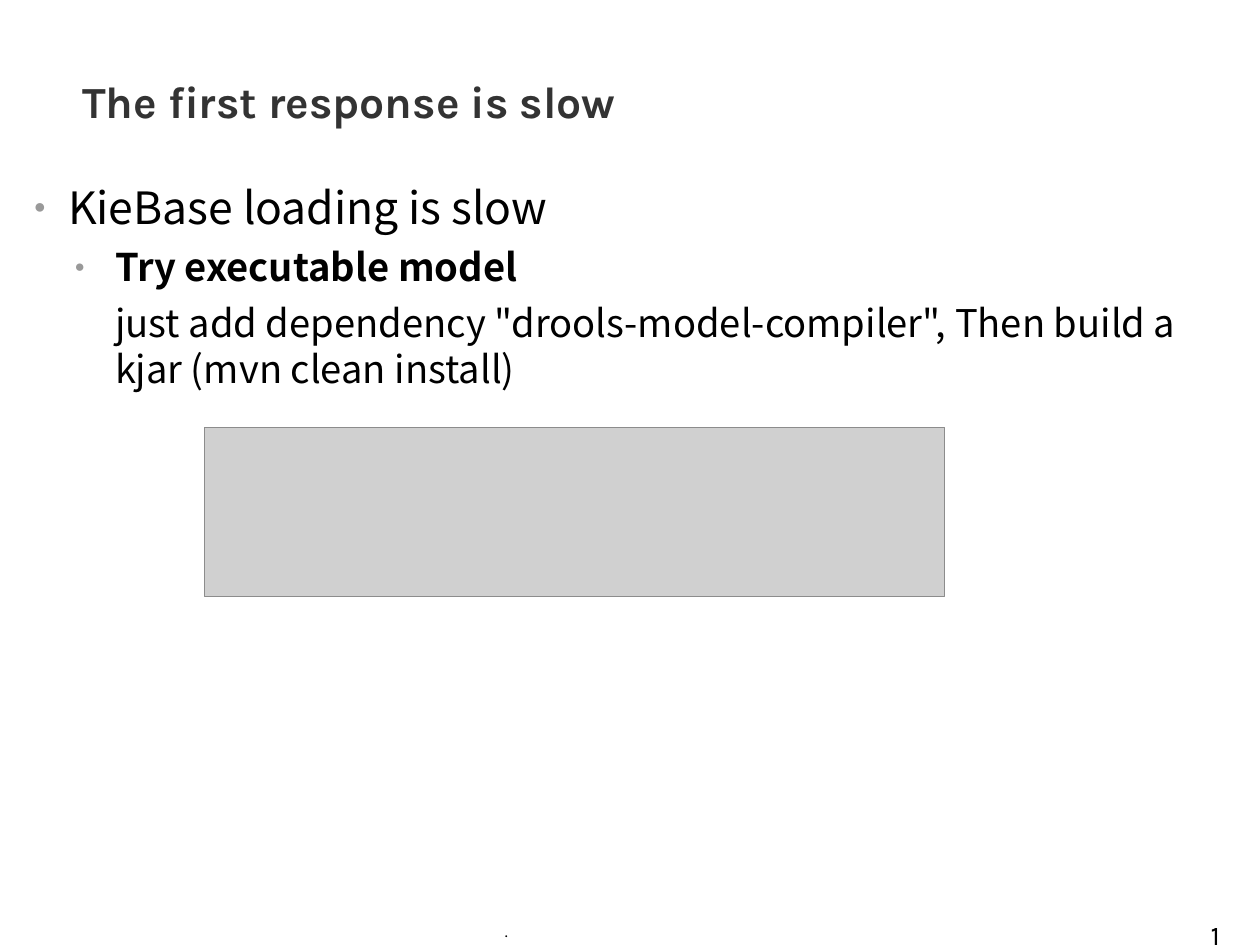
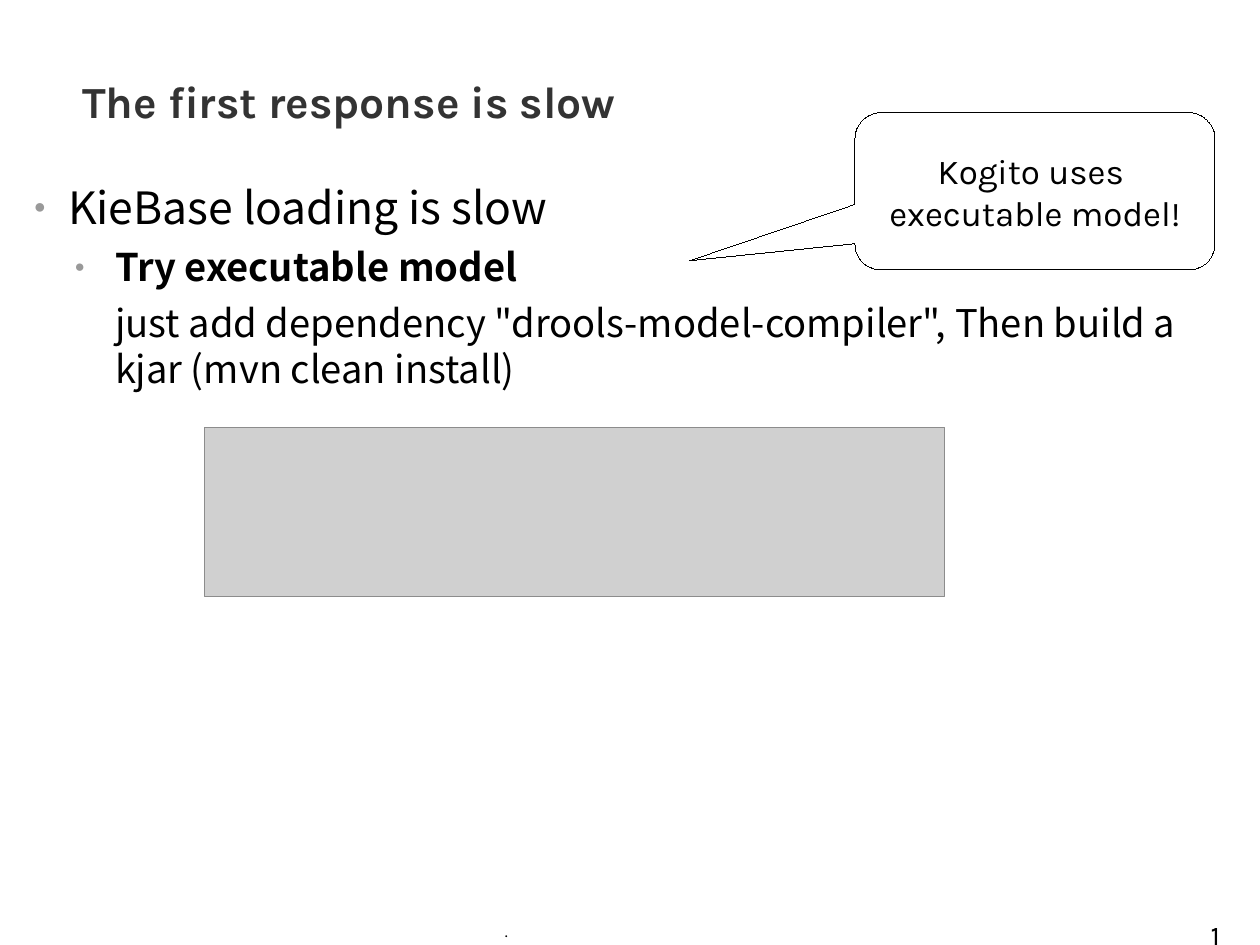
Before and after one commit to tkobayas/kie-live, a slide deck: slide 18 of 2021_Drools_trouble_shooting.odp. Drawn at 1260x945 pixels with LibreOffice and Linux fonts; fonts in the diff are those of the drawing; grey boxes stand for pictures; background and template pictures are left out. Boxes give left, top, right and bottom in pixels: in the first picture for what was removed or moved away, otherwise in the second. Text is boxed around its words. In the diff, an @@ line names an element or a change of style, - is before the commit and + after.

```diff
--- a/2021_Drools_trouble_shooting.odp
+++ b/2021_Drools_trouble_shooting.odp
@@ rounded speech box added at (x1=855, y1=112, x2=1215, y2=270), fill #FFFFFF, outline #000000 0 pt, 22 pt, text #000000 @@
+Kogito uses
+executable model!
```
Also in this commit, not shown: 4 other slides changed.
